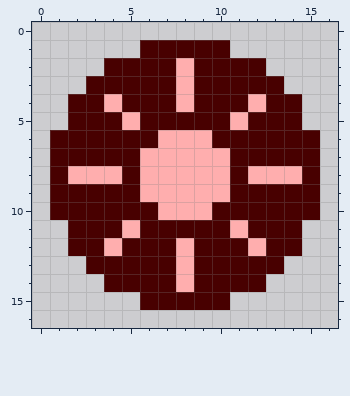
Pixel-art file -- Assets/Art/Icons/Energy Small.aseprite. Above is the file before it was changed.
17x17 pixels, 1 frame.
Once edited:
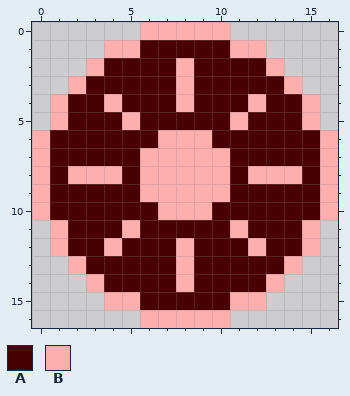
Palette (. is transparent): A #480000  B #ffaeae
What changed:
Colour B now appears in row 0 at x 6 to 10; in row 1 at x 4 to 5 and 11 to 12; in row 2 at x 3 and 13; in row 3 at x 2 and 14; in rows 4 to 5 at x 1 and 15; in rows 6 to 10 at x 0 and 16.
Colour B now appears in rows 11 to 12 at x 1 and 15; in row 13 at x 2 and 14; in row 14 at x 3 and 13; in row 15 at x 4 to 5 and 11 to 12; in row 16 at x 6 to 10.
